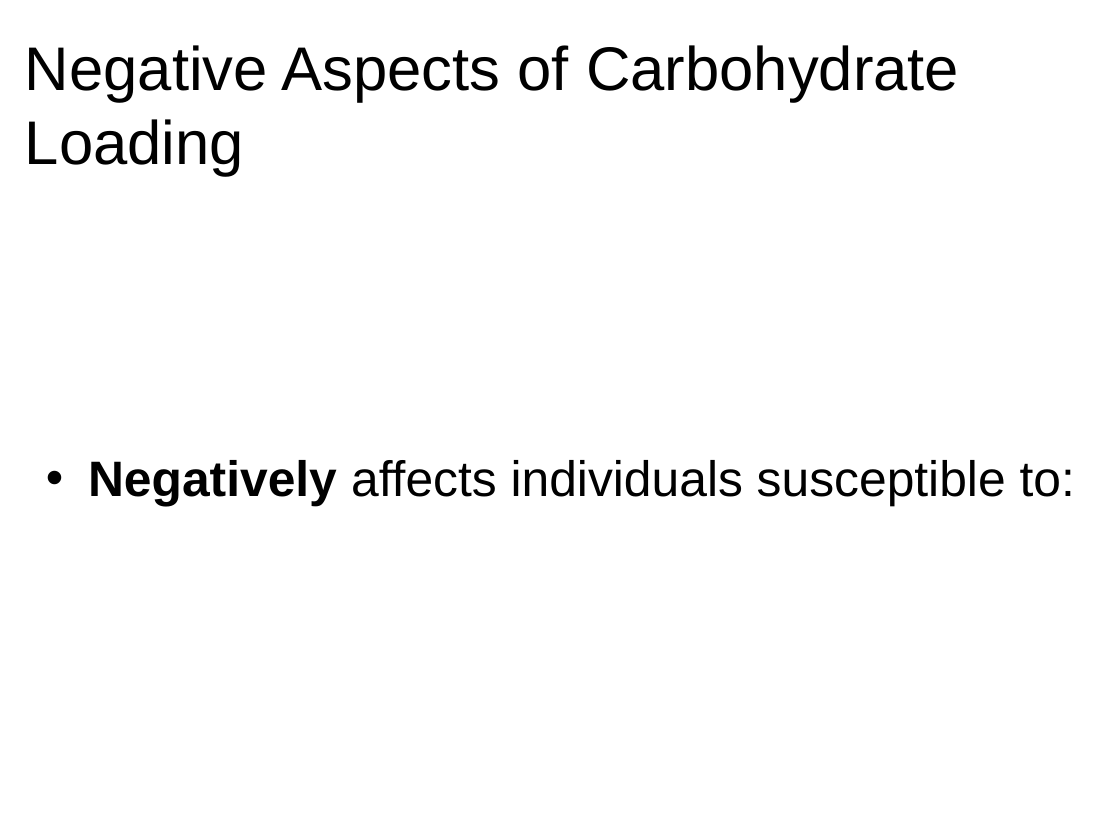
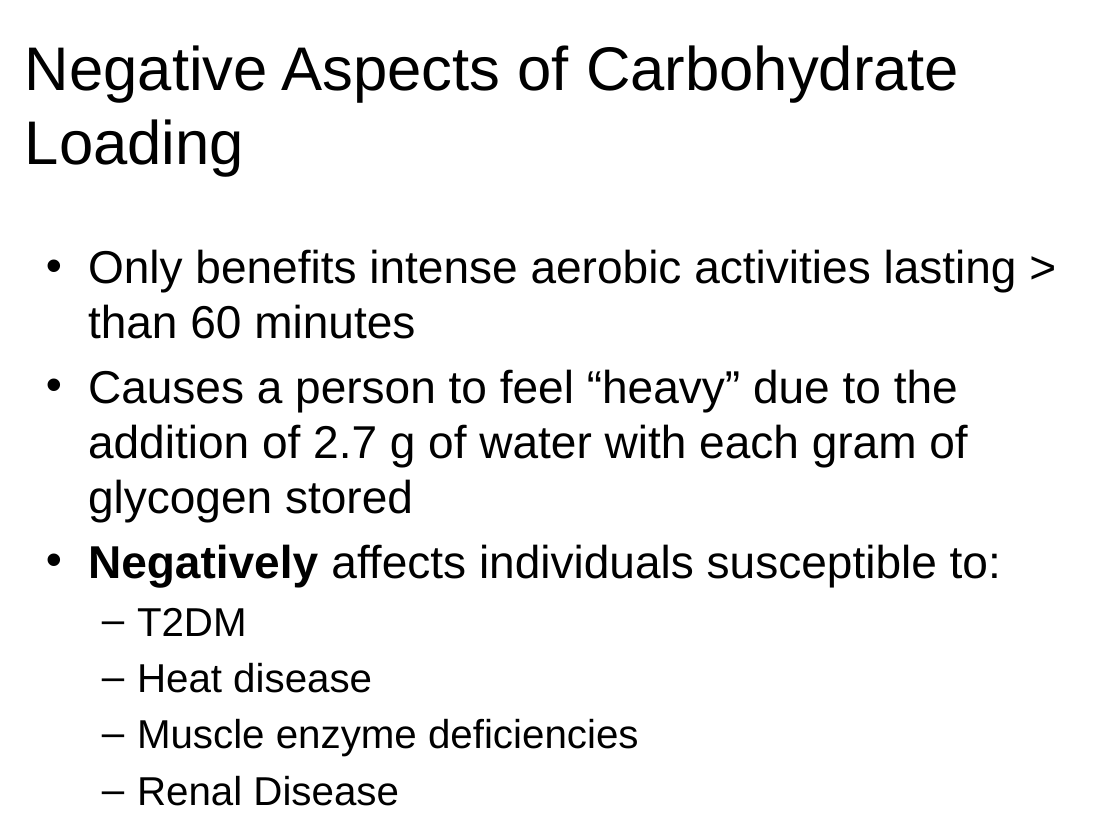
Before and after one commit to Chaos-Actual/1012, a slide deck: slide 6 of lecture notes ergogenic aids part 2 week 11.pptx. Drawn at 1120x840 pixels with LibreOffice and Linux fonts; fonts in the diff are those of the drawing. Boxes give left, top, right and bottom in pixels: in the first picture for what was removed or moved away, otherwise in the second. Text is boxed around its words. In the diff, an @@ line names an element or a change of style, - is before the commit and + after.

```diff
--- a/lecture notes ergogenic aids part 2 week 11.pptx
+++ b/lecture notes ergogenic aids part 2 week 11.pptx
@@ text at [88, 249, 1017, 522]: paragraphs added @@
+• Only benefits intense aerobic activities lasting > than 60 minutes
+• Causes a person to feel “heavy” due to the addition of 2.7 g of water with each gram of glycogen stored
@@ text at [88, 544, 1001, 587]: size 32 to 29.6 pt in "Negatively affects individuals susceptible to:" @@
@@ text at [137, 608, 639, 806]: paragraphs added @@
+  – T2DM
+  – Heat disease
+  – Muscle enzyme deficiencies
+  – Renal Disease
```
Also in this commit, not shown: 18 other slides changed.
